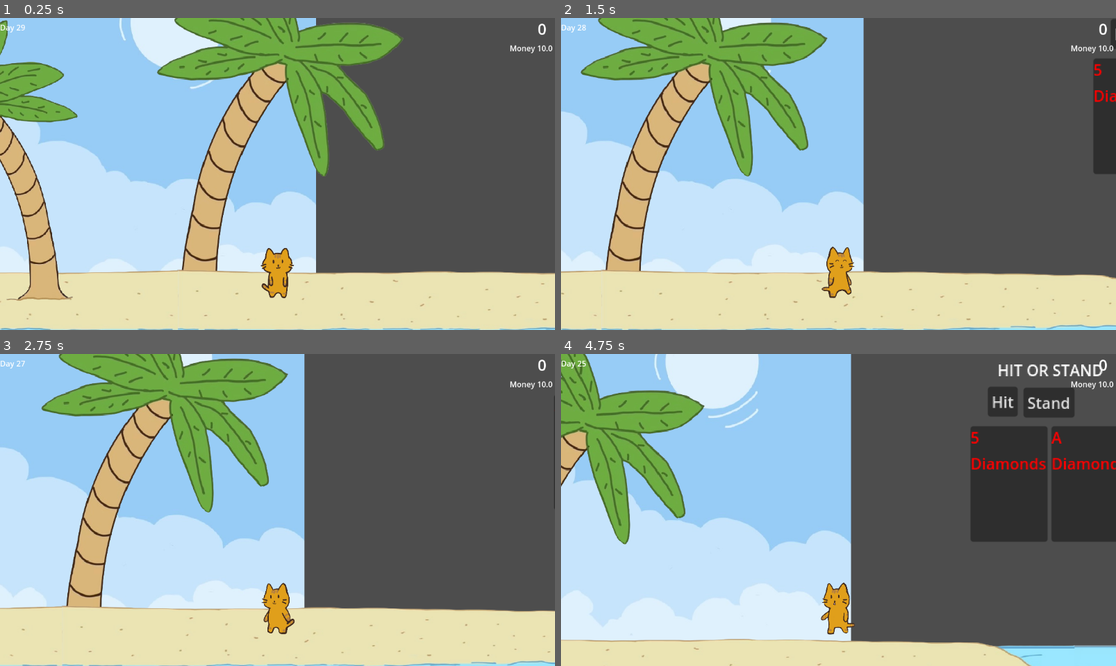
Above: before the commit, frames 1-4 (two rows, left to right).
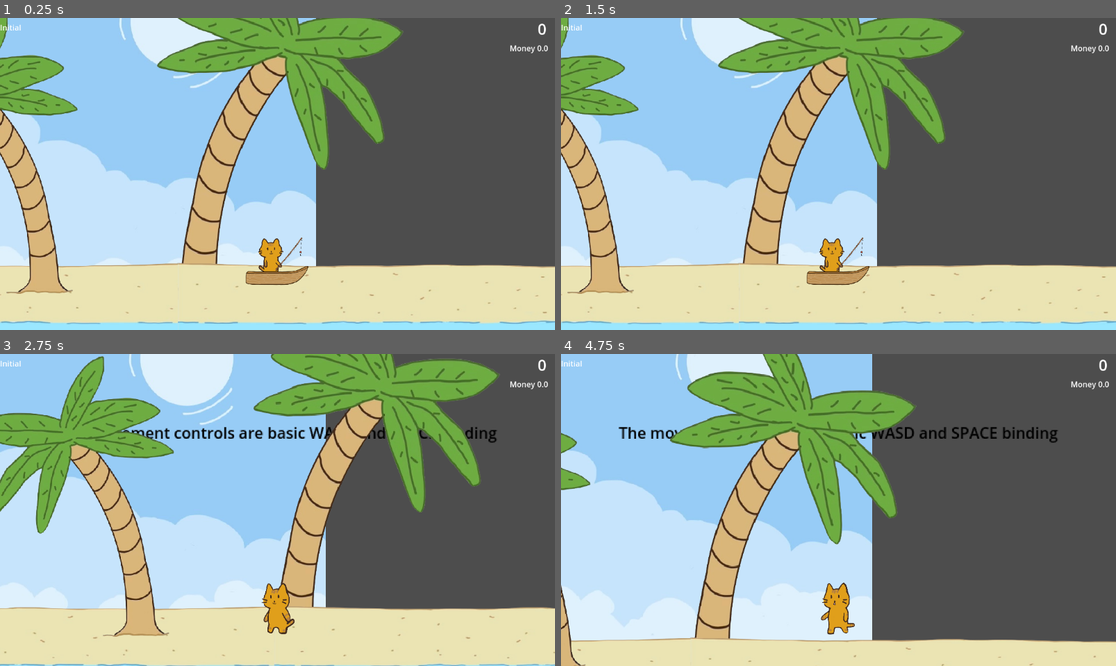
Above: after the commit, the same moments.

Repository: 3yaa/catfishing
Game: Godot game, scene res://scenes/game.tscn
Same seed, same stepped clock (60 frames per second), same inputs: the game is played once before the commit and once after it.
Inputs:
- Up to frame 1 (0.25 s): no input
- Up to frame 2 (1.5 s): tap Enter (ui_accept) at 0.5, 0.77 s; hold Right (ui_right) from 0.53 s (still down); tap F (fishing) at 0.6, 1.35 s
- Up to frame 3 (2.75 s): tap Enter (ui_accept) at 1.52 s; release Right (ui_right) at 2.03 s; hold Left (ui_left) from 2.03 s (still down); tap E (interact) at 2.1 s; tap F (fishing) at 2.3 s
- Up to frame 4 (4.75 s): release Left (ui_left) at 2.78 s; hold Right (ui_right) 2.78-4.28 s; tap Space at 2.85 s; tap Enter (ui_accept) at 3.02, 3.77, 4.52 s; tap F (fishing) at 3.05, 3.6, 4.35 s; hold Left (ui_left) from 4.28 s (still down)

The runs differ from the first frame. In frame 1, 15% of the frame differs, in the area x 0-100%, y 0-100%; in frame 2, 36%; in frame 3, 36%; in frame 4, 41%.

Commit message:
changed some tutorial, made hints

Diff:
--- a/scenes/game.tscn
+++ b/scenes/game.tscn
@@ -25,6 +25,7 @@
 [ext_resource type="Script" uid="uid://c44vs5batsyer" path="res://scripts/fish_shop_manager.gd" id="22_37s47"]
 [ext_resource type="Texture2D" uid="uid://cycyli5lvcoau" path="res://assets/platforms/land.png" id="23_bt5mj"]
 [ext_resource type="Texture2D" uid="uid://m56y0ud1o30k" path="res://assets/platforms/water.png" id="24_e1j6l"]
+[ext_resource type="Script" uid="uid://brn33aiyfow2q" path="res://scripts/hints.gd" id="26_bhx41"]
 
 [sub_resource type="TileSetAtlasSource" id="TileSetAtlasSource_iywne"]
 texture = ExtResource("5_iywne")
@@ -306,3 +307,15 @@
 texture = ExtResource("23_bt5mj")
 region_enabled = true
 region_rect = Rect2(0, 0, 355.16, 1027.3066)
+
+[node name="Hints" type="Control" parent="."]
+layout_mode = 3
+anchors_preset = 0
+offset_right = 40.0
+offset_bottom = 40.0
+script = ExtResource("26_bhx41")
+
+[node name="Label" type="Label" parent="Hints"]
+layout_mode = 0
+offset_right = 40.0
+offset_bottom = 23.0
--- /dev/null
+++ b/scripts/hints.gd
@@ -0,0 +1,54 @@
+extends Control
+
+@onready var tutorial = get_node("/root/Game/Tutorial_Manager")
+@onready var camera = get_node("/root/Game/Camera2D")
+
+
+var hints = [
+	"Rescue cats to unlock shops!",
+	"A higher reel level makes fish show up faster!",
+	"A higher Luck level makes rarer fish appear more often!",
+	"A higher salesman level helps you sell fish for more!",
+	"Make sure not to stay out late, or you will be teleported back!",
+	"Rarer fish sell for much more money!",
+	"Use powerups to beat tougher fish!",
+	"Powerups can be bought from stores as you progress!",
+	"Avoid hitting on high numbers, that can be dangerous!",
+	"You don't have to win every match, win what you can!",
+	"Rarer fish play more safely, so aim for higher numbers!",
+]
+
+var hint_no:int
+var ongoing_hint = false
+
+signal new_hint
+
+func _ready():
+	$Label.visible = false
+	$Label.add_theme_color_override("font_color", Color.BLACK)
+	self.connect("new_hint", _show_hint)
+
+
+func _physics_process(delta):
+	$Label.position = Vector2(camera.position.x - $Label.size.x / 2, camera.position.y - $Label.size.y * 6)
+
+func _process(delta):
+	if tutorial.tutorial_ongoing:
+		pass
+	else:
+		if ongoing_hint:
+			pass
+		else:
+			emit_signal("new_hint")
+
+
+# 2~ hints per minute?
+func _show_hint():
+	ongoing_hint = true
+	hint_no = randi() % hints.size()
+	$Label.text = "Hint: " + hints[hint_no]
+	$Label.visible = true
+	await get_tree().create_timer(10.0).timeout
+	$Label.visible = false
+	await get_tree().create_timer(20.0).timeout
+	ongoing_hint = false
--- a/scripts/tutorial_manager.gd
+++ b/scripts/tutorial_manager.gd
@@ -54,52 +54,56 @@
 	print("Tutorial started")
 	# allow for gravity for 2~ seconds
 	game.allow_input = true
-	await get_tree().create_timer(1.0).timeout
+	#await get_tree().create_timer(1.0).timeout
 	temporary_binding = true
 	# Start tutorial:
 	_movement_guide()
 
 func _movement_guide():
 	# temporarily prevent player movement
-	game.allow_input = false
-	$Label.text = "Welcome to the tutorial! Press 'e' to continue tutorial!"
-	await self.e_pressed
-	$Label.text = "Movement is based on standard WASD and space controls"
-	await self.e_pressed
-
-	game.allow_input = true
-	$Label.text = "Trying moving right, press 'D'!"
-	await self.right_pressed
-	$Label.text = "Awesome!"
-	await get_tree().create_timer(0.8).timeout
-	game.allow_input = false
-	player.animated_sprite.play("idle")
-	await self.e_pressed
-
-	$Label.text = "Trying moving left, press 'A'!"
-	game.allow_input = true
-	await self.left_pressed
-	$Label.text = "Great!"
-	await get_tree().create_timer(0.8).timeout
-	game.allow_input = false
-	player.animated_sprite.play("idle")
-	await self.e_pressed
-
-	$Label.text = "Finally, try jumping, press 'W' or 'SPACE'!"
-	game.allow_input = true
-	await self.jump_pressed
-	$Label.text = "Amazing! Let's move onto fishing then!"
-	await get_tree().create_timer(0.8).timeout
-	game.allow_input = false
-	player.animated_sprite.play("idle")
-	await self.e_pressed
-	game.allow_input = true
+	# game.allow_input = false
+	#$Label.text = "Welcome to the tutorial! Press 'e' to continue tutorial!"
+	#await self.e_pressed
+	#$Label.text = "Movement is based on standard WASD and space controls"
+	#await self.e_pressed
+#
+	#game.allow_input = true
+	#$Label.text = "Trying moving right, press 'D'!"
+	#await self.right_pressed
+	#$Label.text = "Awesome!"
+	#await get_tree().create_timer(0.8).timeout
+	#game.allow_input = false
+	#player.animated_sprite.play("idle")
+	#await self.e_pressed
+	#
+	#$Label.text = "Trying moving left, press 'A'!"
+	#game.allow_input = true
+	#await self.left_pressed
+	#$Label.text = "Great!"
+	#await get_tree().create_timer(0.8).timeout
+	#game.allow_input = false
+	#player.animated_sprite.play("idle")
+	#await self.e_pressed
+	#
+	#$Label.text = "Finally, try jumping, press 'W' or 'SPACE'!"
+	#game.allow_input = true
+	#await self.jump_pressed
+	#$Label.text = "Amazing! Let's move onto fishing then!"
+	#await get_tree().create_timer(0.8).timeout
+	#game.allow_input = false
+	#player.animated_sprite.play("idle")
+	#await self.e_pressed
+	#game.allow_input = true
+	$Label.text = "Welcome to Catfishing! Press 'e' to continue!"
+	await self.e_pressed
+	$Label.text = "The movement controls are basic WASD and SPACE binding"
+	await self.e_pressed
 	_rescue_guide()
 
 
 func _rescue_guide():
 	print("Rescue guide")
-	$Label.text = "Now, try going to the ocean to get into your boat!"
+	$Label.text = "Try going to the ocean to get into your boat!"
 	while not player.is_in_ocean:
 		await get_tree().create_timer(0.5).timeout
 	$Label.text = "You're doing great!"
@@ -111,22 +115,23 @@
 	await self.e_pressed
 	game.allow_input = true
 	$Label.text = "Press e to save the cat!"
+	npc1.rescued = true
 	while not npc1.rescued:
 		await get_tree().create_timer(0.5).timeout
 	game.allow_input = false
 	$Label.text = "Thank you for saving me! I'm feline great"
-	await self.e_pressed
-	$Label.text = "Can you save my friend too, they're deeper in!"
-	await self.e_pressed
-	game.allow_input = true
-	$Label.text = "Quick, save the other cat too!"
-	while not npc2.rescued:
-		await get_tree().create_timer(0.5).timeout
-	game.allow_input = false
-	$Label.text = "Thanks for saving me! You're ameowzing."
-	await self.e_pressed
-	$Label.text = "You're a good man, Jack Meowgan."
-	await self.e_pressed
+	#await self.e_pressed
+	#$Label.text = "Can you save my friend too, they're deeper in!"
+	#await self.e_pressed
+	#game.allow_input = true
+	#$Label.text = "Quick, save the other cat too!"
+	#while not npc2.rescued:
+		#await get_tree().create_timer(0.5).timeout
+	#game.allow_input = false
+	#$Label.text = "Thanks for saving me! You're ameowzing."
+	#await self.e_pressed
+	#$Label.text = "You're a good man, Jack Meowgan."
+	#await self.e_pressed
 	$Label.text = "We got a little sidetracked, let's try fishing!"
 	await self.e_pressed
 	_fishing_guide()
@@ -172,11 +177,12 @@
 func _sell_fish_guide():
 	print("sell start")
 	$Label.text = "Thanks for saving me earlier, you can sell me your fish!"
-	await shop.shop_open
-	$Label.text = "Press sell to sell your fish here, press the X to exit"
-	await shop.shop_close
+	#await shop.shop_open
+	#$Label.text = "Press sell to sell your fish here, press the X to exit"
+	#await shop.shop_close
 	# sell fish and whatnot
-	_skills_guide()
+	# _skills_guide()
+	_on_tutorial_end()
 
 func _skills_guide():
 	print("skill start")
--- a/scripts/world_ui.gd
+++ b/scripts/world_ui.gd
@@ -1,6 +1,6 @@
 extends CanvasLayer
 
-@export var dev_mode: bool = true
+@export var dev_mode: bool = false
 
 @onready var fish_score = $FishCounter/FishScore
 
Not shown: 1 places in scenes/game.tscn that only renumber resources
Not shown, added: scripts/hints.gd.uid
